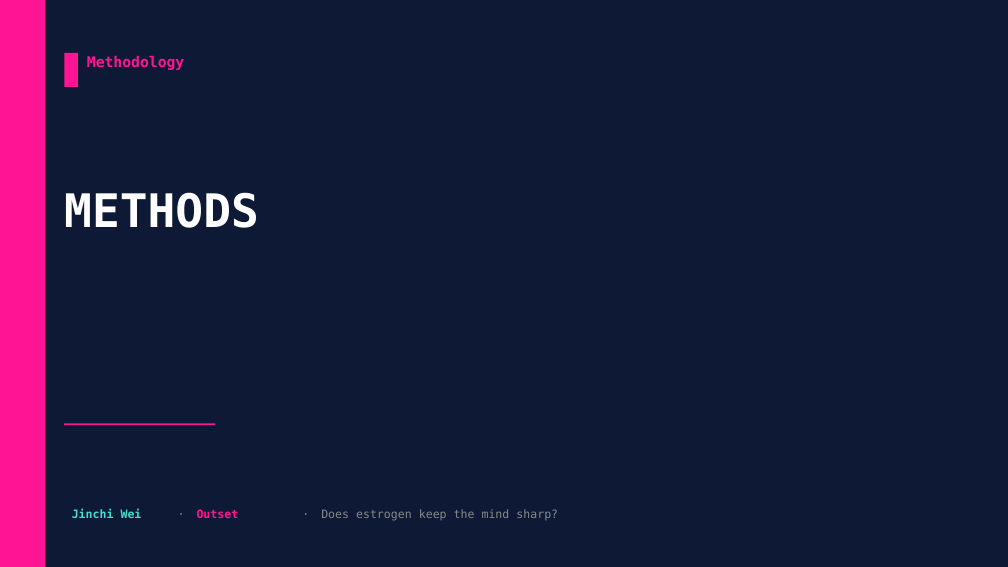
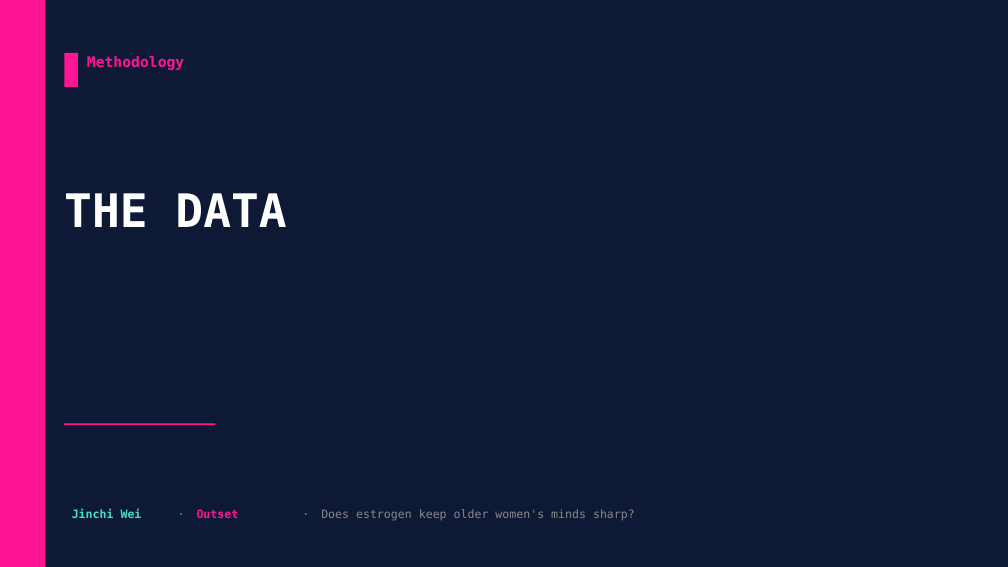
Before and after one commit to jinchiwei/outset-ai-healthcare, a slide deck: slide 7 of solutions/g6_estrogen/slides/g6_estrogen.pptx. Drawn at 1008x567 pixels with LibreOffice and Linux fonts; fonts in the diff are those of the drawing. Boxes give left, top, right and bottom in pixels: in the first picture for what was removed or moved away, otherwise in the second. Text is boxed around its words. In the diff, an @@ line names an element or a change of style, - is before the commit and + after.

```diff
--- a/solutions/g6_estrogen/slides/g6_estrogen.pptx
+++ b/solutions/g6_estrogen/slides/g6_estrogen.pptx
@@ text at (x1=64, y1=193, x2=286, y2=227): text changed @@
-METHODS
+THE DATA
@@ text at (x1=321, y1=509, x2=635, y2=520): text changed @@
-Does estrogen keep the mind sharp?
+Does estrogen keep older women's minds sharp?
```
Also in this commit, not shown: 14 other slides changed, 7 slides added, 3 slides removed, 27 other files.
